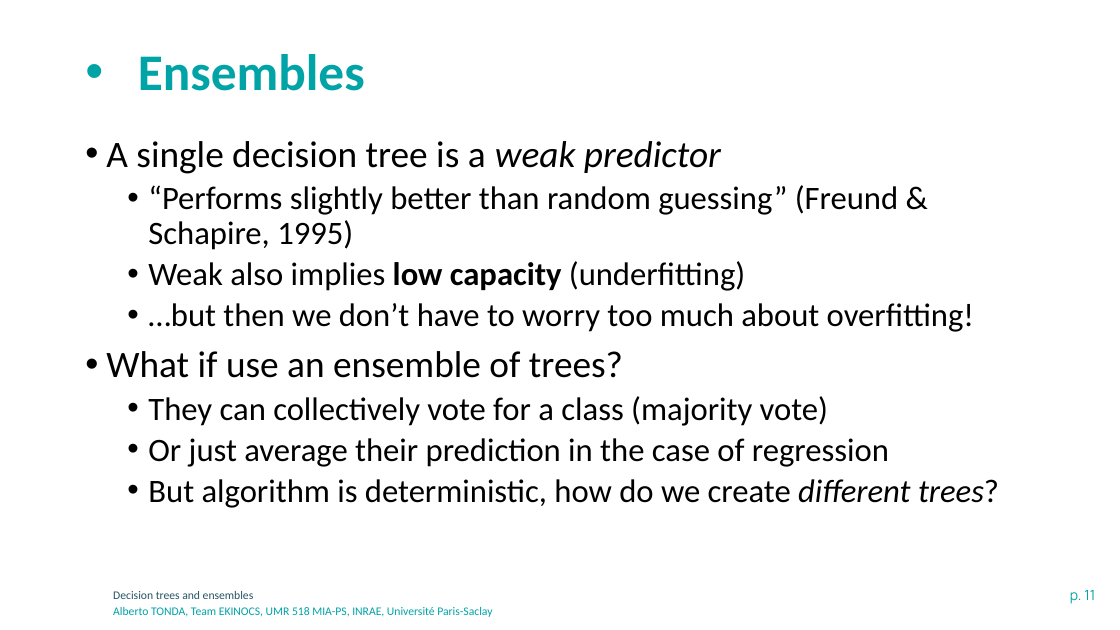
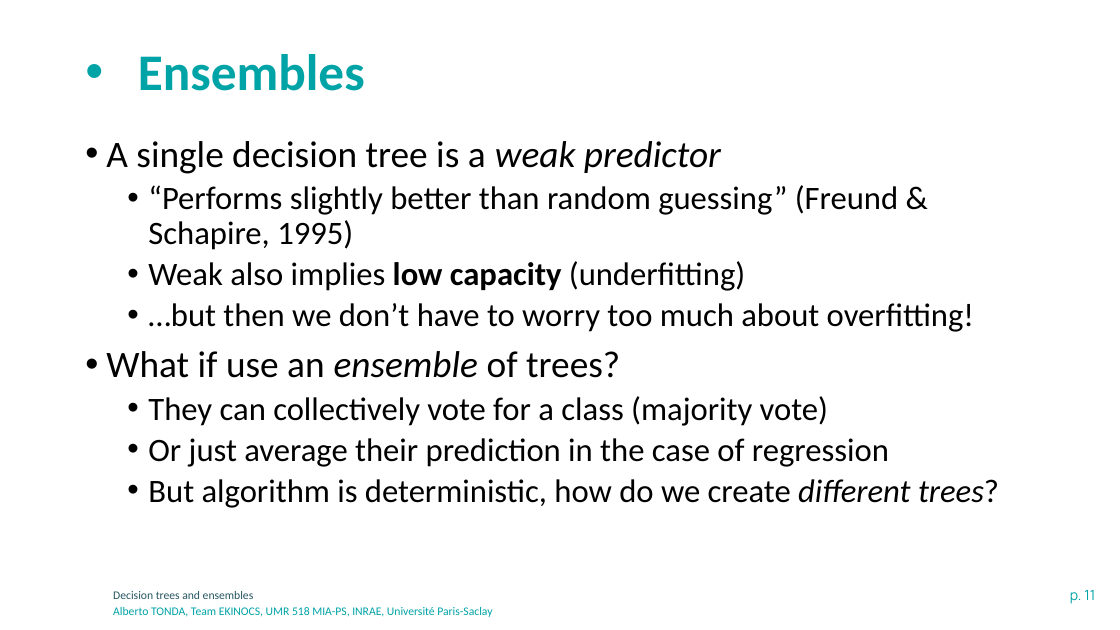
Before and after one commit to albertotonda/teaching, a slide deck: slide 11 of optimization-methods-for-artificial-intelligence/ml-decision-trees-ensembles.pptx. Drawn at 1120x630 pixels with LibreOffice and Linux fonts; fonts in the diff are those of the drawing; background and template pictures are left out. Boxes give left, top, right and bottom in pixels: in the first picture for what was removed or moved away, otherwise in the second. Text is boxed around its words. In the diff, an @@ line names an element or a change of style, - is before the commit and + after.

```diff
--- a/optimization-methods-for-artificial-intelligence/ml-decision-trees-ensembles.pptx
+++ b/optimization-methods-for-artificial-intelligence/ml-decision-trees-ensembles.pptx
@@ text at <box>106,351,620,378</box>: italic on in "ensemble" @@
```
Also in this commit, not shown: 5 other slides changed, 14 other files.
